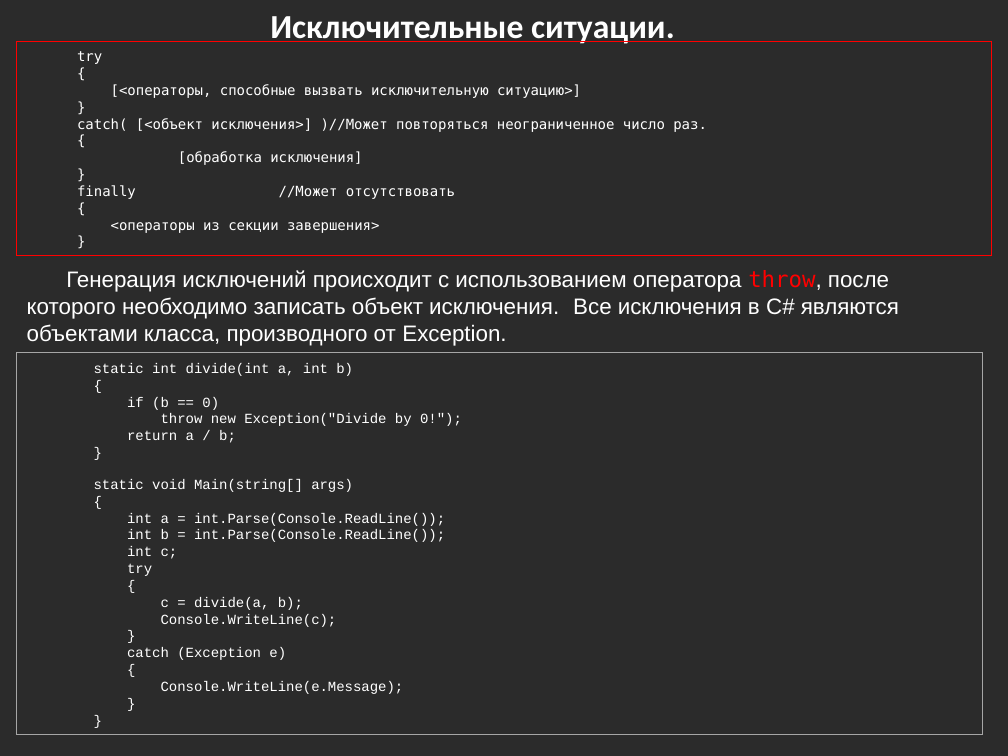
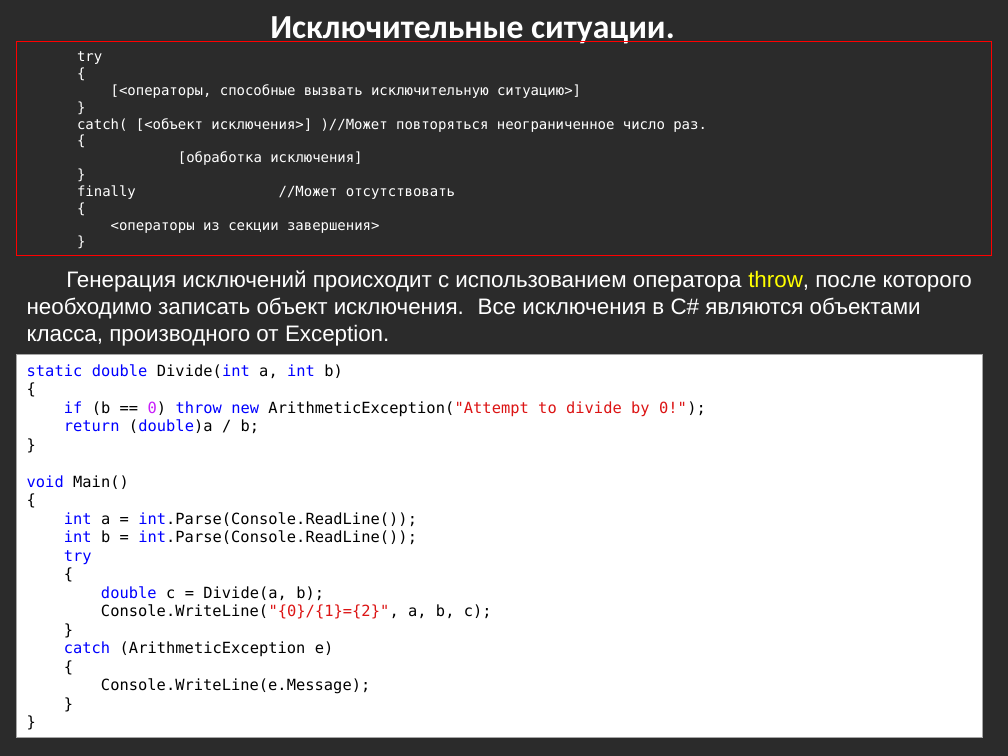
Before and after one commit to bazile/Training, a slide deck: slide 4 of Presentation/lesson-04-io.pptx. Drawn at 1008x756 pixels with LibreOffice and Linux fonts; fonts in the diff are those of the drawing; background and template pictures are left out; a plain dark background stands for a picture behind light text. Boxes give left, top, right and bottom in pixels: in the first picture for what was removed or moved away, otherwise in the second. Text is boxed around its words. In the diff, an @@ line names an element or a change of style, - is before the commit and + after.

Commit message:
Fixed exception example

```diff
--- a/Presentation/lesson-04-io.pptx
+++ b/Presentation/lesson-04-io.pptx
@@ text "Генерация исключений происходит с использованием ..." at (x1=27, y1=270, x2=972, y2=346): font DejaVu Sans Mono to Arial, text colour #FF0000 to #FFFF00 in "throw," @@
@@ rectangle "static double Divide(int a, int ..." at (x1=17, y1=354, x2=983, y2=737): fill none to #FFFFFF @@
@@ text in rectangle at (x1=27, y1=364, x2=343, y2=378): text changed; size 10 to 11 pt; font Courier New to DejaVu Sans Mono; text colour #FFFFFF to #0000FF @@
-static int divide(int a, int b)
+static double Divide(int a, int b)
@@ text in rectangle at (x1=64, y1=401, x2=706, y2=434): text changed; size 10 to 11 pt; font Courier New to DejaVu Sans Mono; text colour #FFFFFF to #000000 @@
-if (b == 0)
-throw new Exception("Divide by 0!");
-return a / b;
+if (b == 0) throw new ArithmeticException("Attempt to divide by 0!");
+return (double)a / b;
@@ text in rectangle at (x1=27, y1=475, x2=129, y2=489): text changed; size 10 to 11 pt; font Courier New to DejaVu Sans Mono; text colour #FFFFFF to #000000 @@
-static void Main(string[] args)
+void Main()
@@ text in rectangle at (x1=64, y1=512, x2=417, y2=694): size 10 to 11 pt, font Courier New to DejaVu Sans Mono in "{", "}", "{", "int a = int.Parse(Console.ReadLine());" and 8 more places; text colour #FFFFFF to #000000 in "{", "}", "{", "a = int.Parse(Console.ReadLine());" and 7 more places; text colour #FFFFFF to #0000FF in "int int.Parse(Console.ReadLine());", "int int.Parse(Console.ReadLine());", "try" @@
@@ text in rectangle at (x1=127, y1=546, x2=178, y2=559): paragraph removed @@
-int c;
@@ text in rectangle at (x1=101, y1=586, x2=492, y2=619): text changed; size 10 to 11 pt; font Courier New to DejaVu Sans Mono; text colour #FFFFFF to #000000 @@
-c = divide(a, b);
-Console.WriteLine(c);
+double c = Divide(a, b);
+Console.WriteLine("{0}/{1}={2}", a, b, c);
@@ text in rectangle at (x1=64, y1=641, x2=334, y2=657): text changed; size 10 to 11 pt; font Courier New to DejaVu Sans Mono; text colour #FFFFFF to #000000 @@
-catch (Exception e)
+catch (ArithmeticException e)
```
Also in this commit, not shown: 1 other slide changed.
